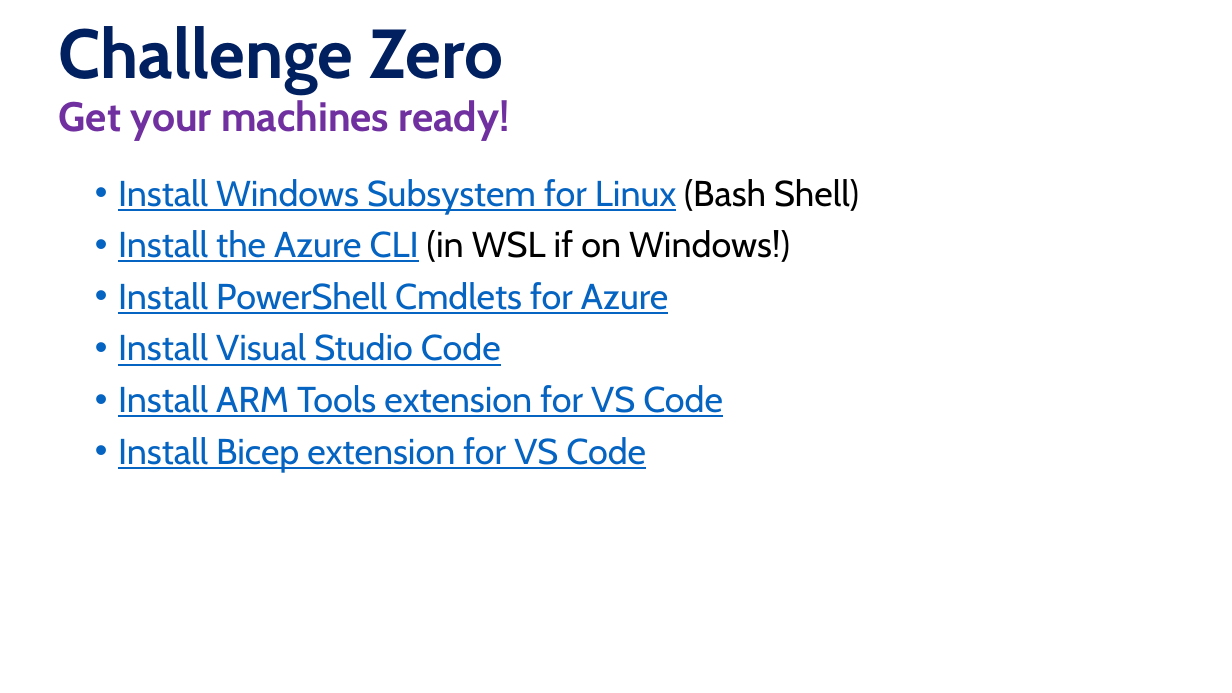
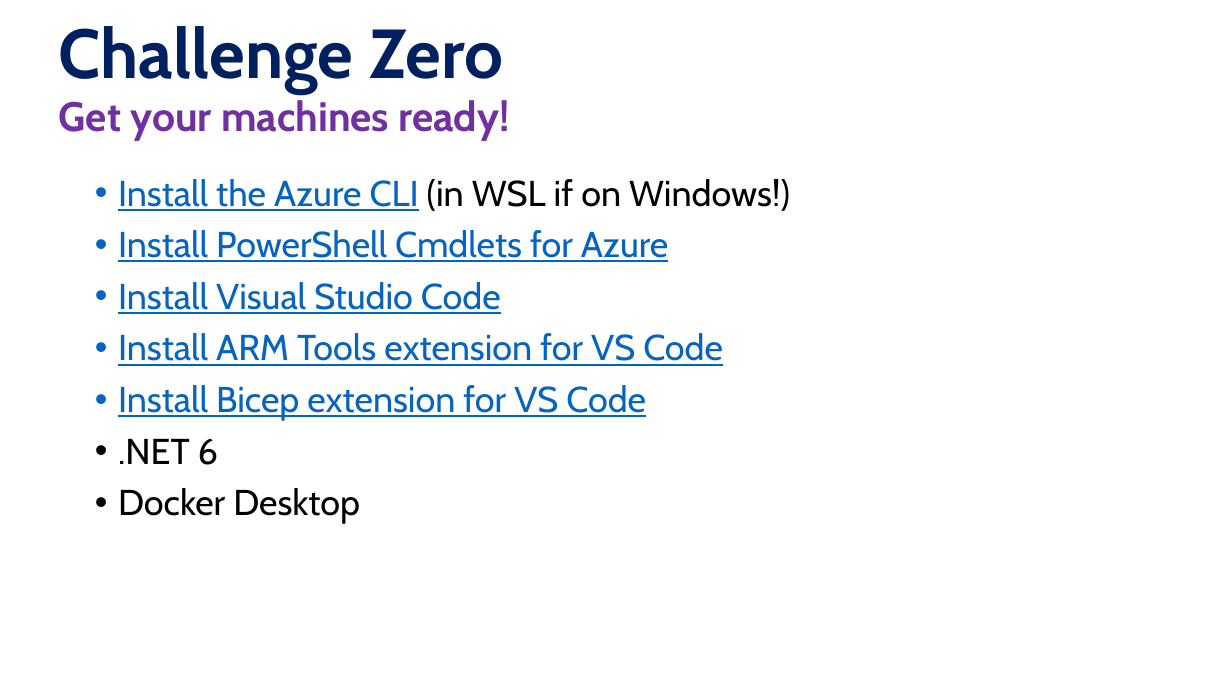
Before and after one commit to microsoft/WhatTheHack, a slide deck: slide 3 of xxx-RockPaperScissorsBoom/Coach/Lectures.pptx. Drawn at 1232x693 pixels with LibreOffice and Linux fonts; fonts in the diff are those of the drawing; background and template pictures are left out. Boxes give left, top, right and bottom in pixels: in the first picture for what was removed or moved away, otherwise in the second. Text is boxed around its words. In the diff, an @@ line names an element or a change of style, - is before the commit and + after.

```diff
--- a/xxx-RockPaperScissorsBoom/Coach/Lectures.pptx
+++ b/xxx-RockPaperScissorsBoom/Coach/Lectures.pptx
@@ text at [118, 179, 859, 214]: paragraph removed @@
-• Install Windows Subsystem for Linux (Bash Shell)
@@ text at [118, 439, 360, 524]: paragraphs added @@
+• .NET 6
+• Docker Desktop
```
Also in this commit, not shown: 1 other slide changed, 1 other file.
